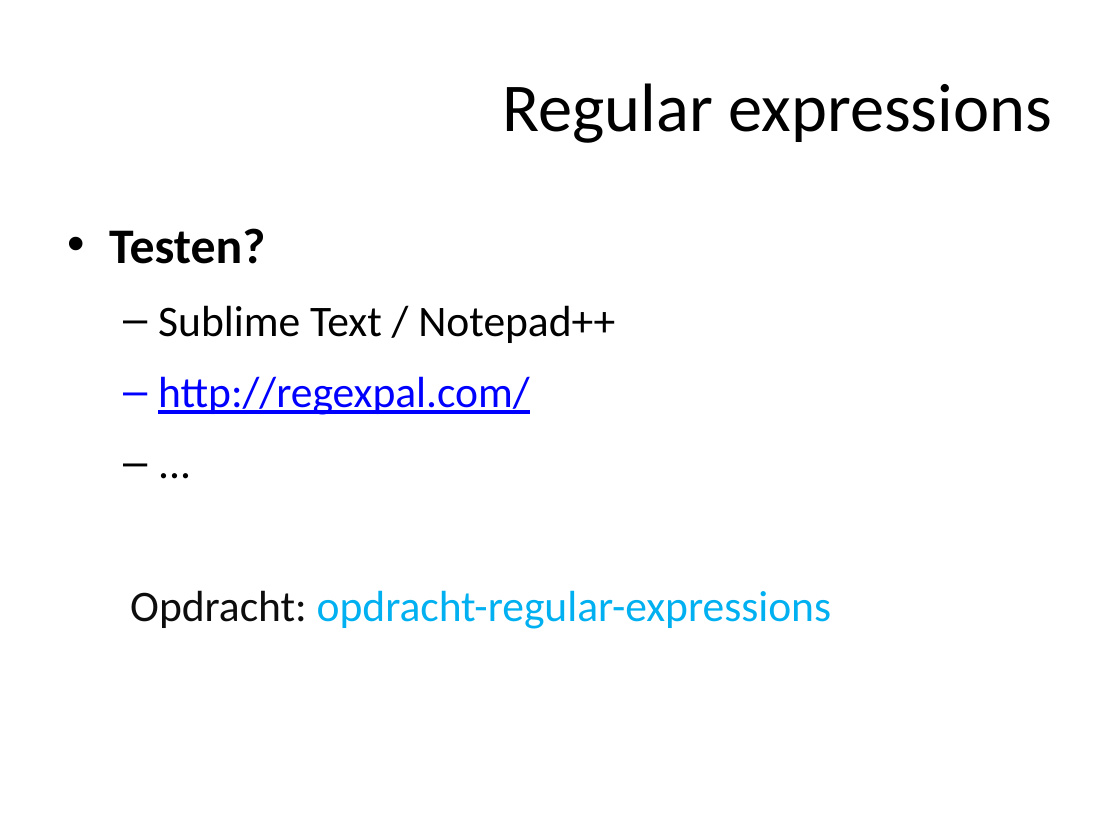
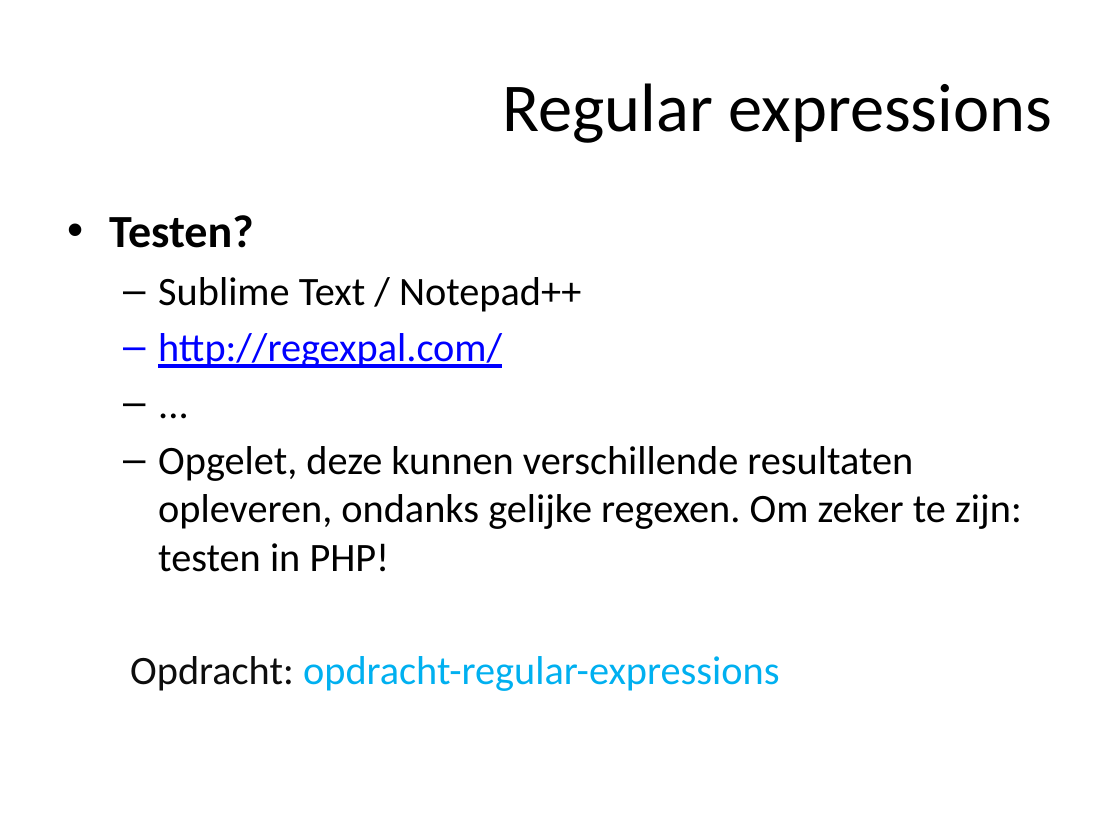
Before and after one commit to ajkea/web-backend-1, a slide deck: slide 209 of public/cursus/web-backend-cursus.pptx. Drawn at 1120x840 pixels with LibreOffice and Linux fonts; fonts in the diff are those of the drawing. Boxes give left, top, right and bottom in pixels: in the first picture for what was removed or moved away, otherwise in the second. Text is boxed around its words. In the diff, an @@ line names an element or a change of style, - is before the commit and + after.

Commit message:
verbeter regex cursus + opdracht mod_rewrite verduidelijking

```diff
--- a/public/cursus/web-backend-cursus.pptx
+++ b/public/cursus/web-backend-cursus.pptx
@@ text at (109,215,780,691): size 32 to 29.6 pt in "Testen?"; size 28 to 25.9 pt in "Sublime Text / Notepad++", "http://regexpal.com/", "...", "Opdracht: opdracht-regular-expressions"; line spacing 1.2 to 1 @@
@@ text at (158,446,1022,572): paragraph added @@
+  – Opgelet, deze kunnen verschillende resultaten opleveren, ondanks gelijke regexen. Om zeker te zijn: testen in PHP!
```
Also in this commit, not shown: 1 other slide changed, 2 other files.
